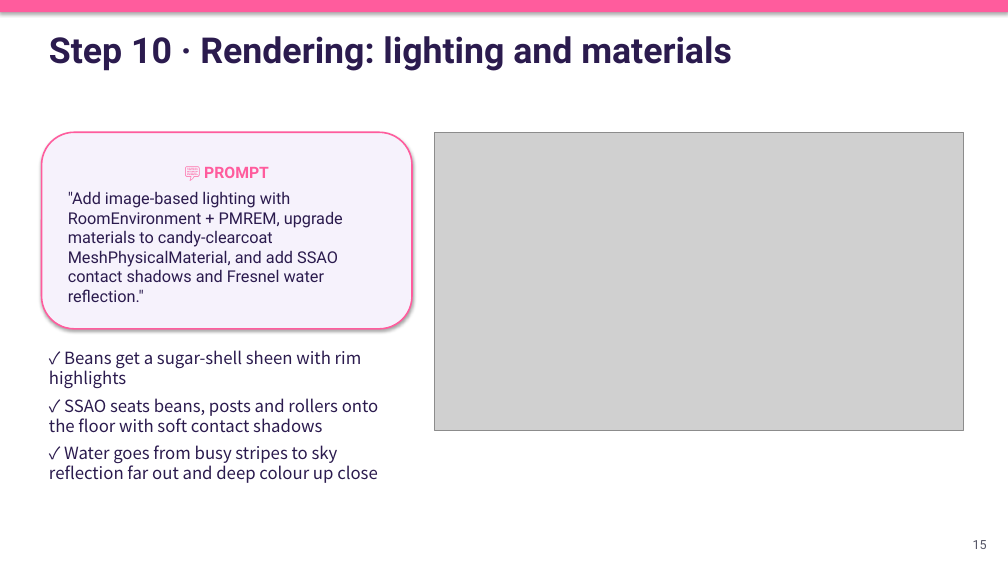
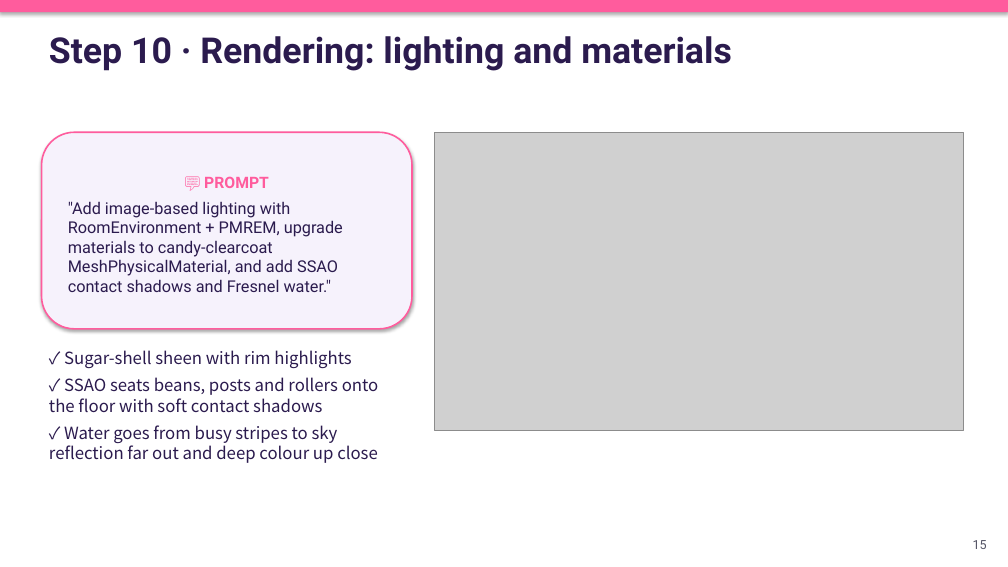
Before and after one commit to chengkaho98-svg/Mini3Dgame, a slide deck: slide 15 of AI_Game_Development_Playbook_EN.pptx. Drawn at 1008x567 pixels with LibreOffice and Linux fonts; fonts in the diff are those of the drawing; grey boxes stand for pictures. Boxes give left, top, right and bottom in pixels: in the first picture for what was removed or moved away, otherwise in the second. Text is boxed around its words. In the diff, an @@ line names an element or a change of style, - is before the commit and + after.

```diff
--- a/AI_Game_Development_Playbook_EN.pptx
+++ b/AI_Game_Development_Playbook_EN.pptx
@@ text in rounded rectangle at [68,201,343,292]: text changed @@
-"Add image-based lighting with RoomEnvironment + PMREM, upgrade materials to candy-clearcoat MeshPhysicalMaterial, and add SSAO contact shadows and Fresnel water reflection."
+"Add image-based lighting with RoomEnvironment + PMREM, upgrade materials to candy-clearcoat MeshPhysicalMaterial, and add SSAO contact shadows and Fresnel water."
@@ text at [64,350,351,368]: text changed @@
-✓ Beans get a sugar-shell sheen with rim highlights
+✓ Sugar-shell sheen with rim highlights
```
Also in this commit, not shown: 14 other slides changed, 18 other files.
